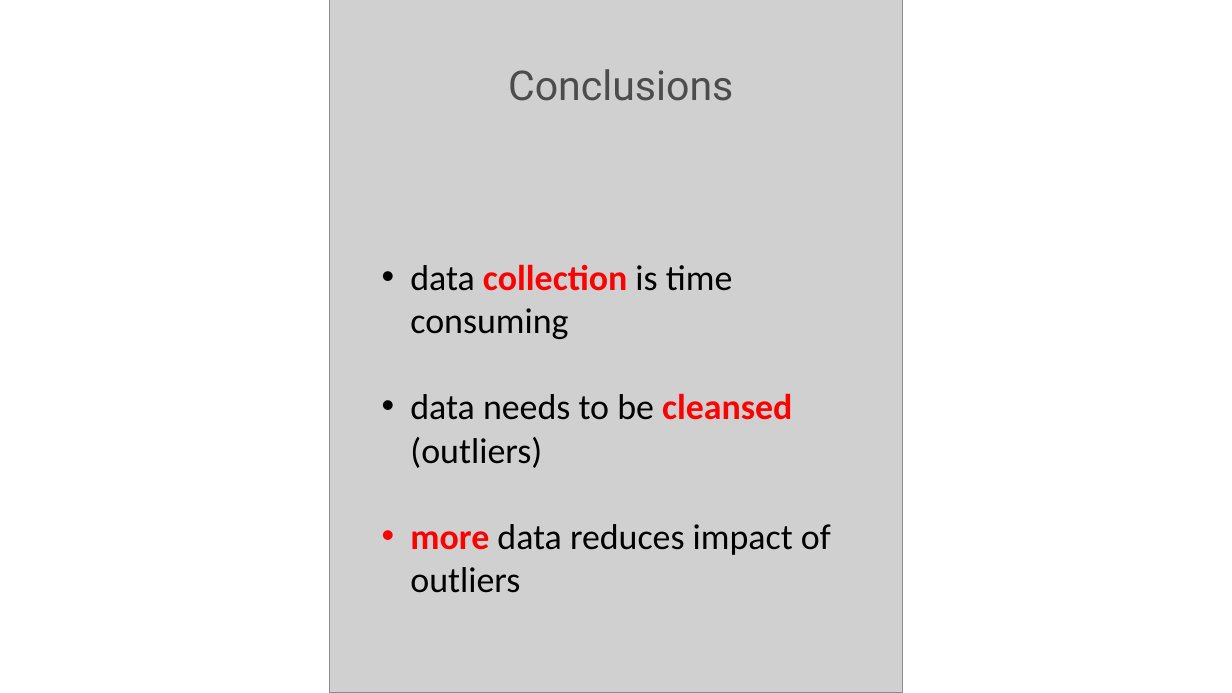
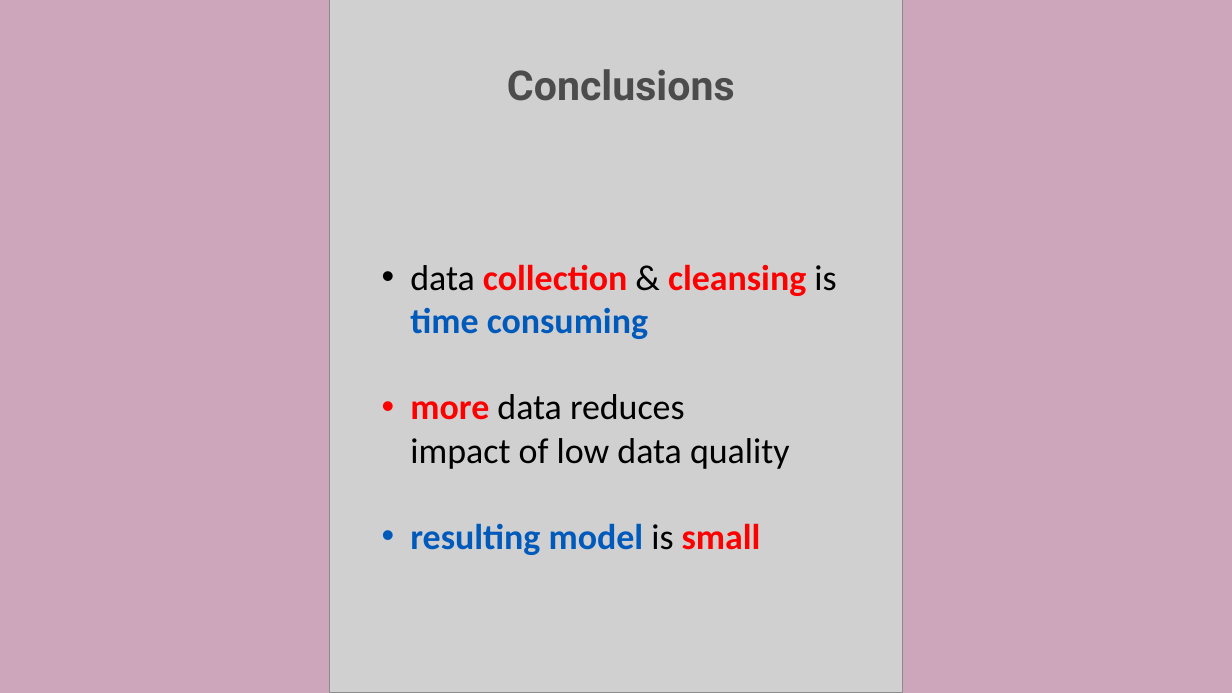
Before and after one commit to Fpadt/AI, a slide deck: slide 28 of pptx/pptx.pptm (slide 24 before the commit). Drawn at 1232x693 pixels with LibreOffice and Linux fonts; fonts in the diff are those of the drawing; grey boxes stand for pictures. Boxes give left, top, right and bottom in pixels: in the first picture for what was removed or moved away, otherwise in the second. Text is boxed around its words. In the diff, an @@ line names an element or a change of style, - is before the commit and + after.

Commit message:
ppt

```diff
--- a/pptx/pptx.pptm
+++ b/pptx/pptx.pptm
@@ background #FFFFFF to #CEA6BB @@
@@ text "Conclusions" at (507, 69, 735, 101): bold on @@
@@ text at (410, 264, 836, 555): text changed; bold on @@
-• data collection is time consuming
-• data needs to be cleansed (outliers)
-• more data reduces impact of outliers
+• data collection & cleansing is
+  time consuming
+• more data reduces
+  impact of low data quality
+• resulting model is small
```
Also in this commit, not shown: 9 other slides changed, 11 slides added, 8 slides removed.
